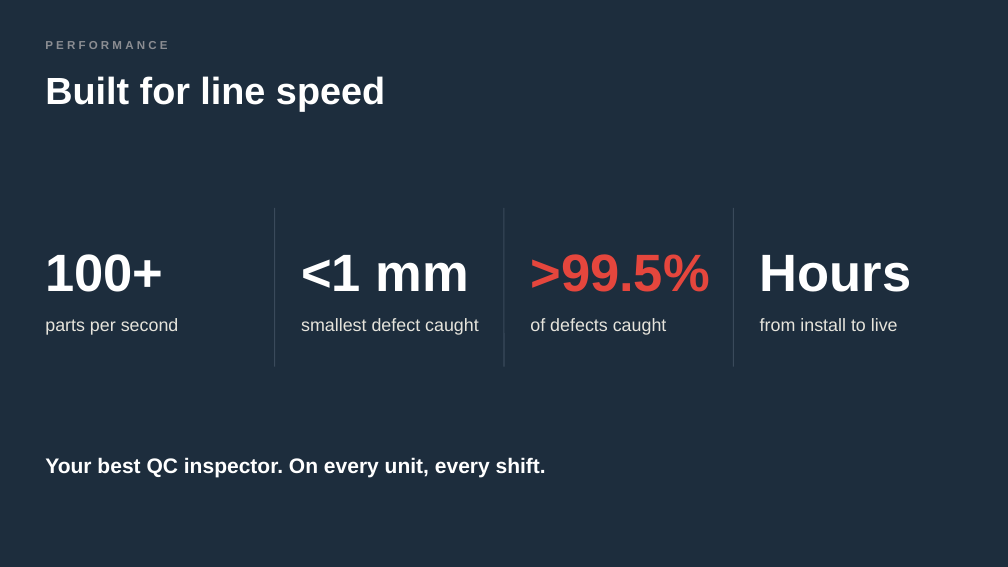
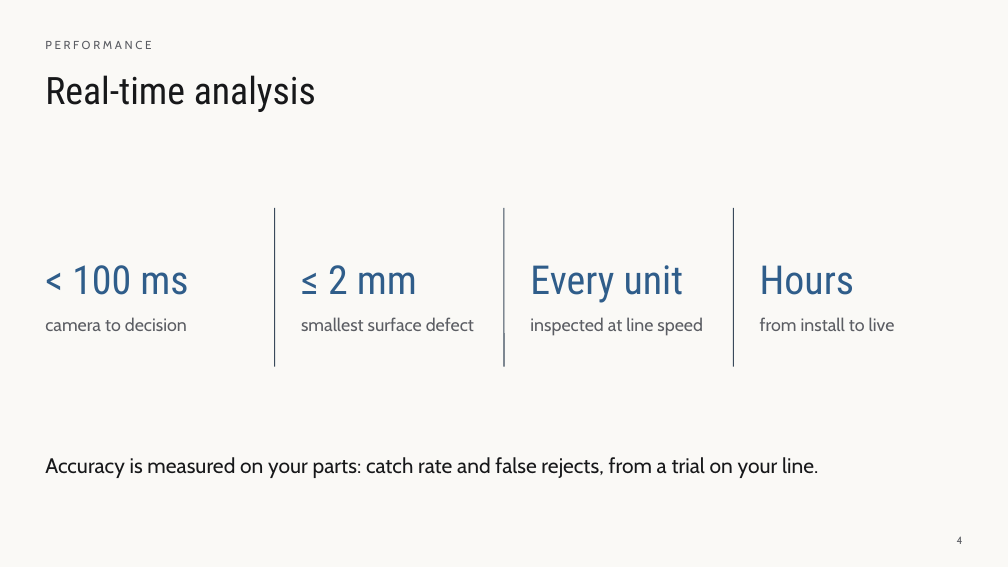
Before and after one commit to MTRobotix/MTR-SOP, a slide deck: slide 4 of content/general/attachments/metriq-pitch-deck.pptx (slide 3 before the commit). Drawn at 1008x567 pixels with LibreOffice and Linux fonts; fonts in the diff are those of the drawing; background and template pictures are left out. Boxes give left, top, right and bottom in pixels: in the first picture for what was removed or moved away, otherwise in the second. Text is boxed around its words. In the diff, an @@ line names an element or a change of style, - is before the commit and + after.

```diff
--- a/content/general/attachments/metriq-pitch-deck.pptx
+++ b/content/general/attachments/metriq-pitch-deck.pptx
@@ background #1D2D3D to #FAF9F6 @@
@@ text "PERFORMANCE" at (45,41,151,49): font Arial to Cabin, text colour #8B8D92 to #5B5D63, letter spacing 3 to 2.5 pt, bold off @@
@@ text at (45,75,316,112): text changed; font Arial to Roboto Condensed; text colour #FFFFFF to #17181A; bold off @@
-Built for line speed
+Real-time analysis
@@ text "Hours" at (760,265,854,295): size 50 to 38 pt, font Arial to Roboto Condensed, text colour #FFFFFF to #2F5D8A, bold off @@
@@ text at (72,265,188,295): text changed; size 50 to 38 pt; font Arial to Roboto Condensed; text colour #FFFFFF to #2F5D8A; bold off @@
-100+
+< 100 ms
@@ text at (328,265,417,294): text changed; size 50 to 38 pt; font Arial to Roboto Condensed; text colour #FFFFFF to #2F5D8A; bold off @@
-<1 mm
+≤ 2 mm
@@ text at (530,265,684,303): text changed; size 50 to 38 pt; font Arial to Roboto Condensed; text colour #E5463D to #2F5D8A; bold off @@
->99.5%
+Every unit
@@ text at (45,317,187,331): text changed; font Arial to Cabin; text colour #E6E4DC to #5B5D63 @@
-parts per second
+camera to decision
@@ text at (301,317,474,331): text changed; font Arial to Cabin; text colour #E6E4DC to #5B5D63 @@
-smallest defect caught
+smallest surface defect
@@ text at (530,317,703,336): text changed; font Arial to Cabin; text colour #E6E4DC to #5B5D63 @@
-of defects caught
+inspected at line speed
@@ text "from install to live" at (760,317,895,331): font Arial to Cabin, text colour #E6E4DC to #5B5D63 @@
@@ text at (45,457,818,478): text changed; font Arial to Cabin; text colour #FFFFFF to #17181A; bold off @@
-Your best QC inspector. On every unit, every shift.
+Accuracy is measured on your parts: catch rate and false rejects, from a trial on your line.
@@ page number added at (957,536,963,544), 10 pt, text #5B5D63 @@
+4
```
Also in this commit, not shown: 12 other slides changed, 3 slides added, 1 slide removed, 52 other files.
